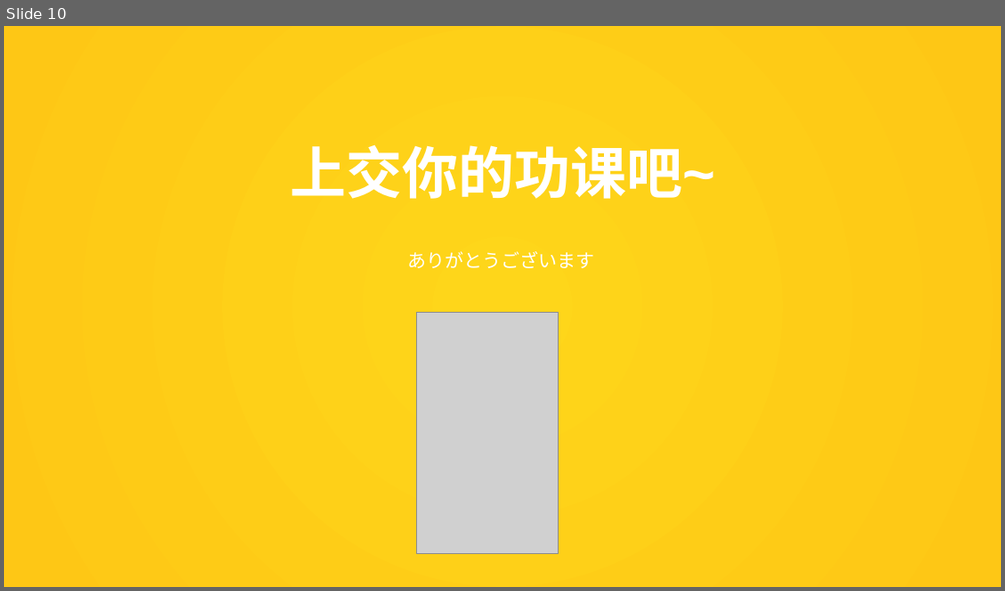
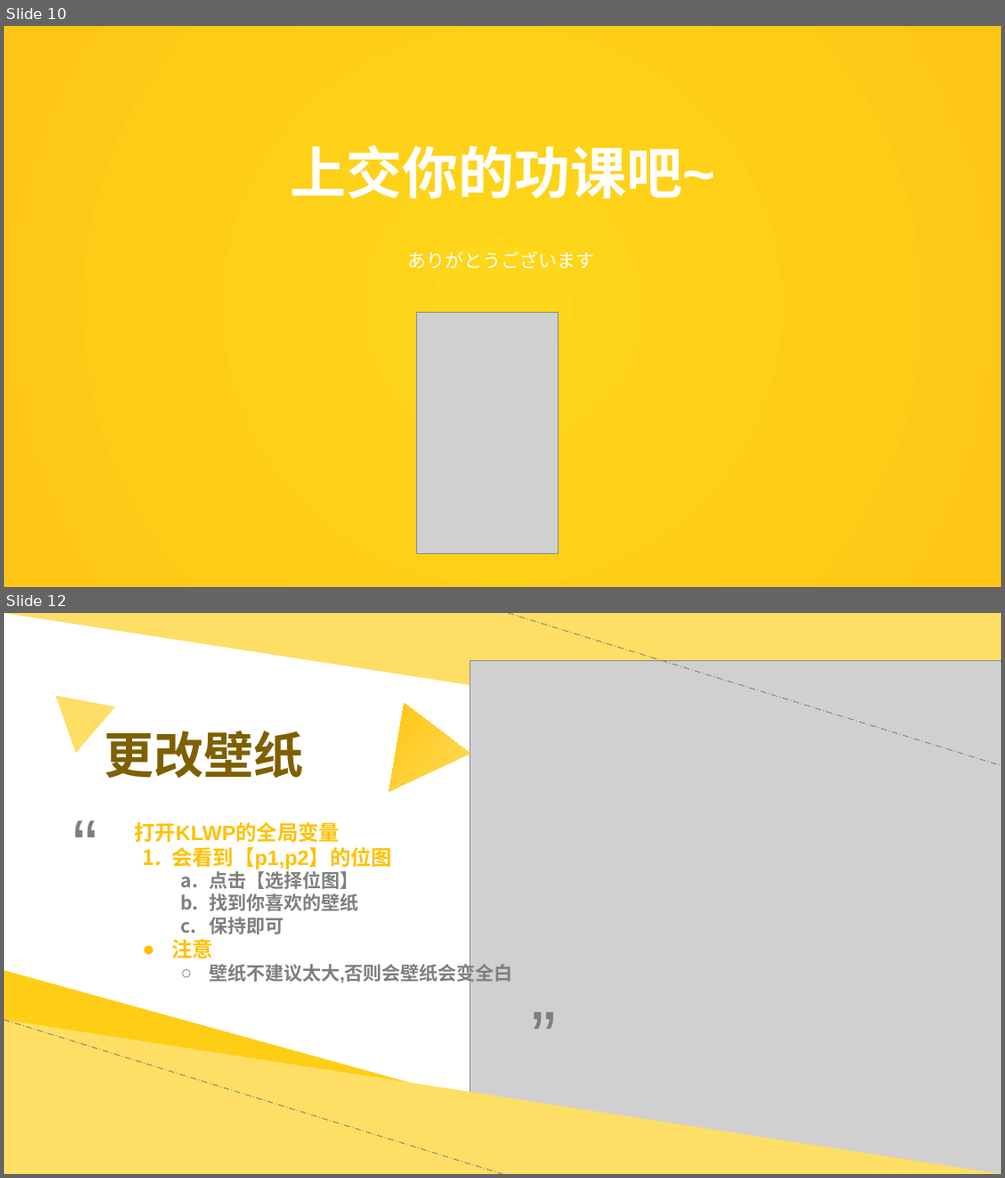
Before and after one commit to MoRan1412/WebSite, a slide deck: tutorials/klwp.pptx. Shown one above the other, each under a label of ours: slide 10 before the commit, slides 10 and 12 after it; the slides between them are not shown. The pictures are 1005x591 and 1005x1178 pixels, drawn with LibreOffice and Linux fonts; fonts in the diff are those of the drawing; grey boxes stand for pictures. Boxes give left, top, right and bottom in pixels: in the first picture for what was removed or moved away, otherwise in the second. Text is boxed around its words. In the diff, an @@ line names an element or a change of style, - is before the commit and + after.

```diff
--- a/tutorials/klwp.pptx
+++ b/tutorials/klwp.pptx
@@ slide 12 added at <box>4,613,1001,1174</box>, background #FFFFFF @@
@@ right triangle added at <box>4,613,1001,767</box>, fill #FEDE64 @@
@@ line added from (508, 613) to (1001, 767), #7F7F7F 0.75 pt dashed @@
@@ picture added at <box>469,661,1001,1174</box> @@
@@ triangle added at <box>56,678,125,753</box>, fill #FEDE64 @@
@@ triangle added at <box>356,703,470,816</box>, fill gradient #FFC000 to #FEDE64 @@
@@ group added at <box>66,730,584,1050</box>: 4 texts @@
+“
+”
+更改壁纸
+打开KLWP的全局变量
+1. 会看到【p1,p2】的位图
+  a. 点击【选择位图】
+  b. 找到你喜欢的壁纸
+  c. 保持即可
+● 注意
+  ○ 壁纸不建议太大,否则会壁纸会变全白
@@ freeform shape added at <box>4,970,413,1083</box>, fill #FECE16 @@
@@ right triangle added at <box>4,1020,1001,1174</box>, fill #FEDE64 @@
@@ line added from (4, 1020) to (502, 1174), #7F7F7F 0.75 pt dashed @@
```
Also in this commit, not shown: 2 slides changed, 1 other slide added, 2 other files.
